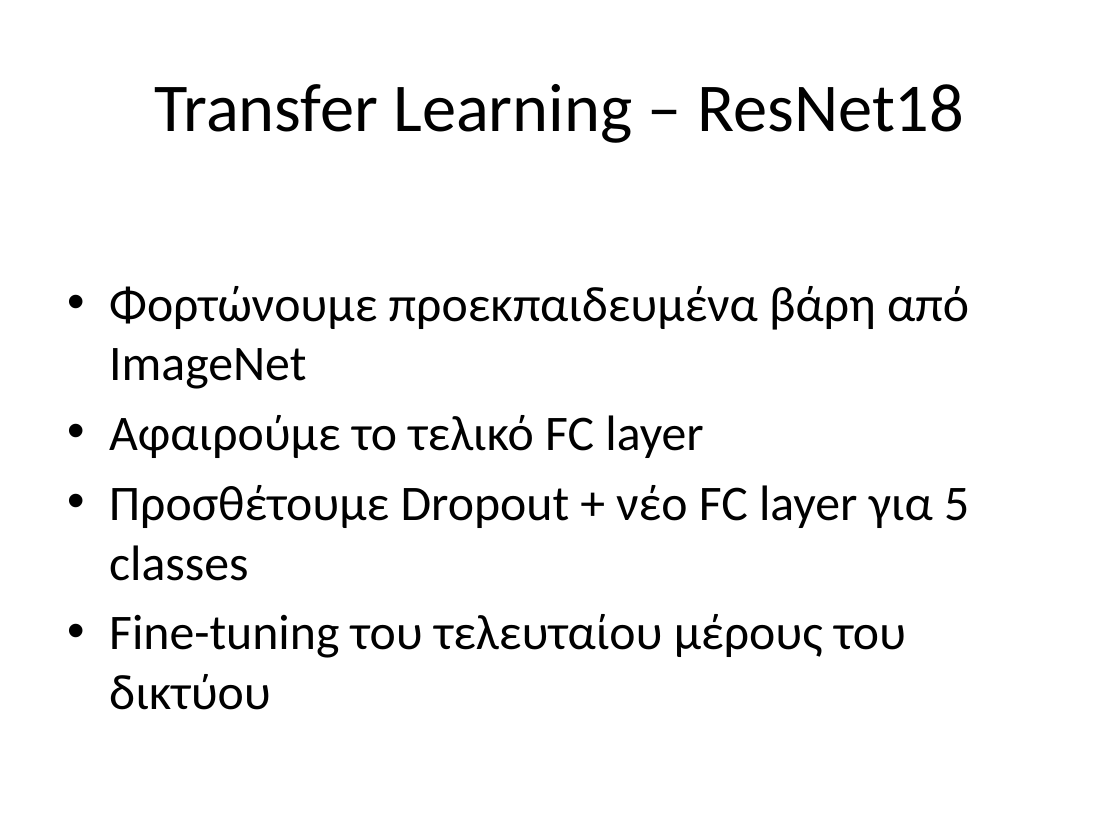
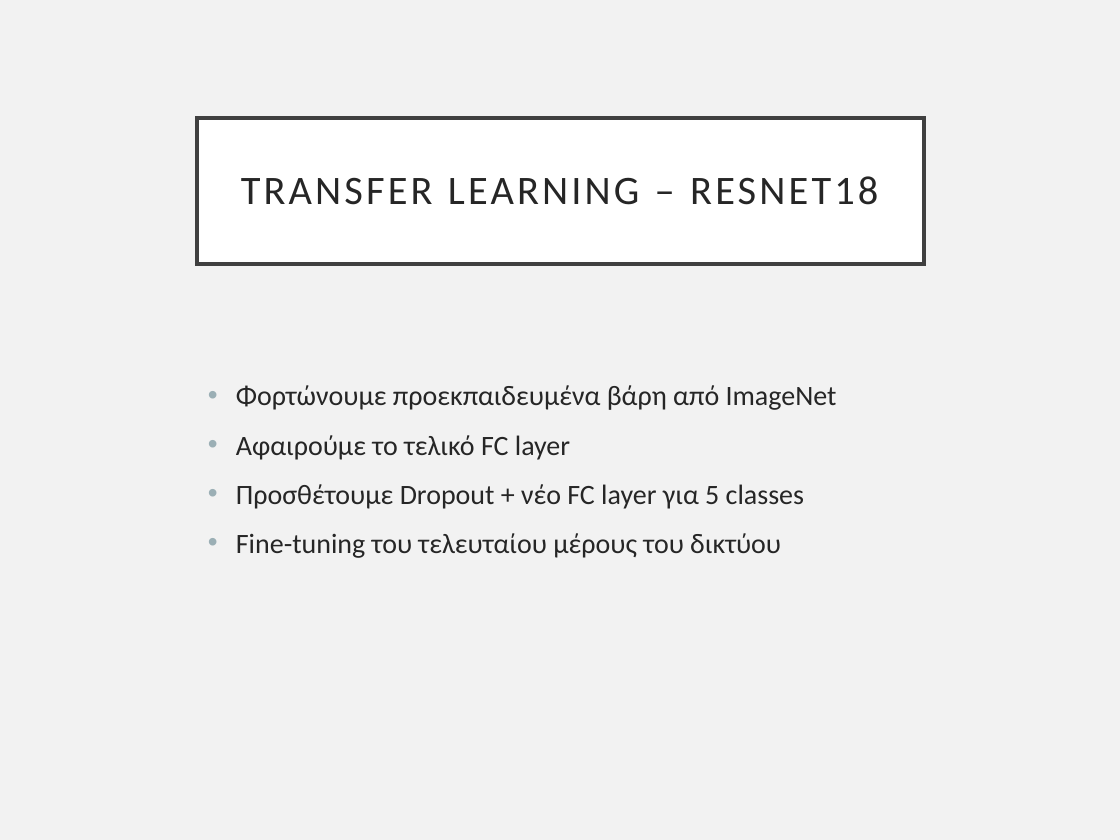
Before and after one commit to pkatpk/see-animal-dl, a slide deck: slide 8 of slides/Final_Presentation_CNN_ResNet_SeaAnimals.pptx. Drawn at 1120x840 pixels with LibreOffice and Linux fonts; fonts in the diff are those of the drawing. Boxes give left, top, right and bottom in pixels: in the first picture for what was removed or moved away, otherwise in the second. Text is boxed around its words. In the diff, an @@ line names an element or a change of style, - is before the commit and + after.

```diff
--- a/slides/Final_Presentation_CNN_ResNet_SeaAnimals.pptx
+++ b/slides/Final_Presentation_CNN_ResNet_SeaAnimals.pptx
@@ background #FFFFFF to #F2F2F2 @@
@@ title "TRANSFER LEARNING – RESNET18" resized from (x1=154, y1=84, x2=964, y2=143) to (x1=197, y1=118, x2=924, y2=263) @@
@@ title "TRANSFER LEARNING – RESNET18" at (x1=197, y1=118, x2=924, y2=263): fill none to #FFFFFF; outline none to #404040 2.5 pt @@
@@ title at (x1=241, y1=176, x2=878, y2=205): text changed; size 44 to 26 pt; text colour #000000 to #262626 @@
-Transfer Learning – ResNet18
+TRANSFER LEARNING – RESNET18
@@ text "Φορτώνουμε προεκπαιδευμένα βάρη από ImageNet" moved from (x1=109, y1=286, x2=969, y2=710) to (x1=236, y1=385, x2=837, y2=558) @@
@@ text "Φορτώνουμε προεκπαιδευμένα βάρη από ImageNet" at (x1=236, y1=385, x2=837, y2=558): size 32 to 18 pt, text colour #000000 to #262626; indent changed; more space between paragraphs @@
```
Also in this commit, not shown: 13 other slides changed, 2 slides added, 1 slide removed, 3 other files.
